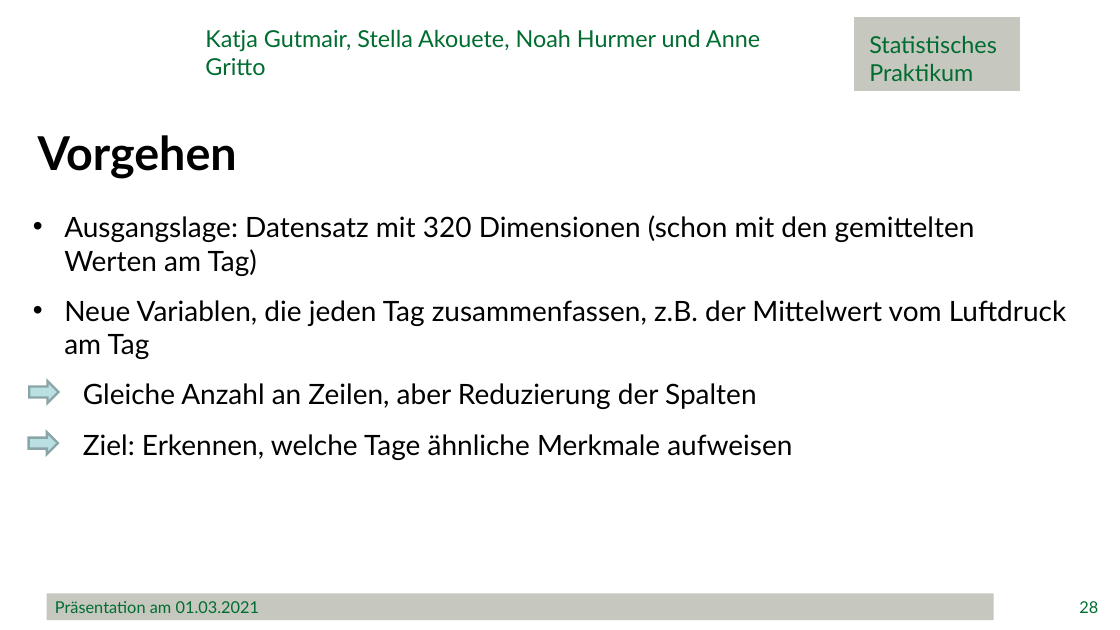
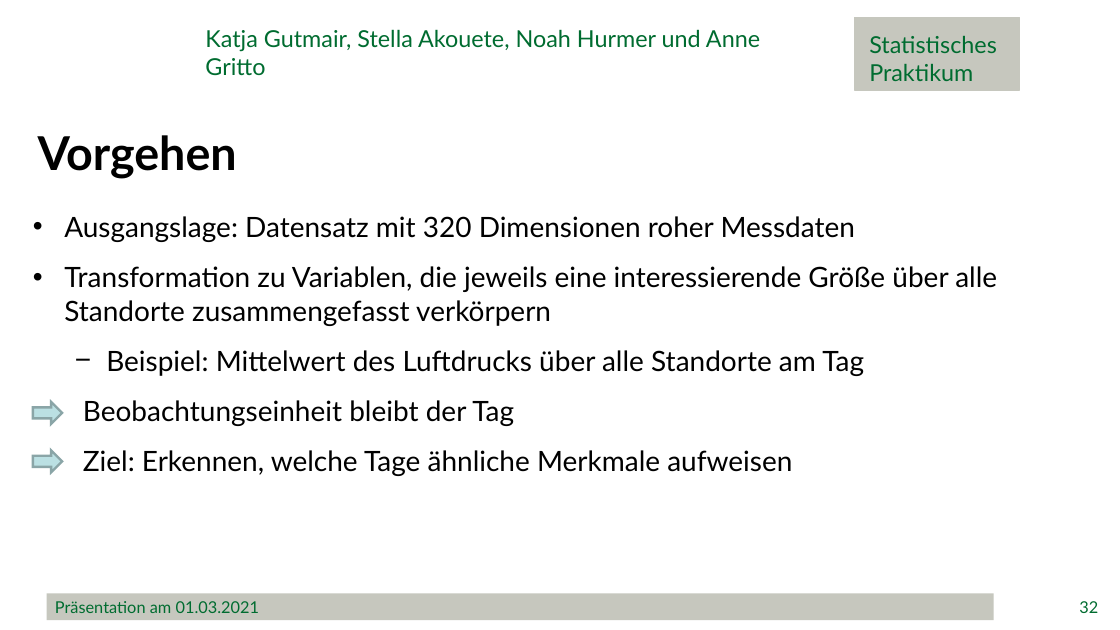
Before and after one commit to minimops/weatherFrog, a slide deck: slide 32 of documentation/ppt/Präsentation.pptx (slide 28 before the commit). Drawn at 1120x630 pixels with LibreOffice and Linux fonts; fonts in the diff are those of the drawing; background and template pictures are left out. Boxes give left, top, right and bottom in pixels: in the first picture for what was removed or moved away, otherwise in the second. Text is boxed around its words. In the diff, an @@ line names an element or a change of style, - is before the commit and + after.

```diff
--- a/documentation/ppt/Präsentation.pptx
+++ b/documentation/ppt/Präsentation.pptx
@@ text at (64,216,997,426): text changed @@
-• Ausgangslage: Datensatz mit 320 Dimensionen (schon mit den gemittelten Werten am Tag)
-• Neue Variablen, die jeden Tag zusammenfassen, z.B. der Mittelwert vom Luftdruck am Tag
-Gleiche Anzahl an Zeilen, aber Reduzierung der Spalten
+• Ausgangslage: Datensatz mit 320 Dimensionen roher Messdaten
+• Transformation zu Variablen, die jeweils eine interessierende Größe über alle Standorte zusammengefasst verkörpern
+  − Beispiel: Mittelwert des Luftdrucks über alle Standorte am Tag
+Beobachtungseinheit bleibt der Tag
@@ right arrow: place and size @@
-right arrow at (29,381,59,403)
+right arrow at (33,402,62,423)
@@ right arrow: place and size @@
-right arrow at (29,432,58,454)
+right arrow at (33,450,62,472)
@@ page number at (1079,601,1098,613): text changed @@
-28
+32
```
Also in this commit, not shown: 23 other slides changed, 4 slides added, 9 other files.
